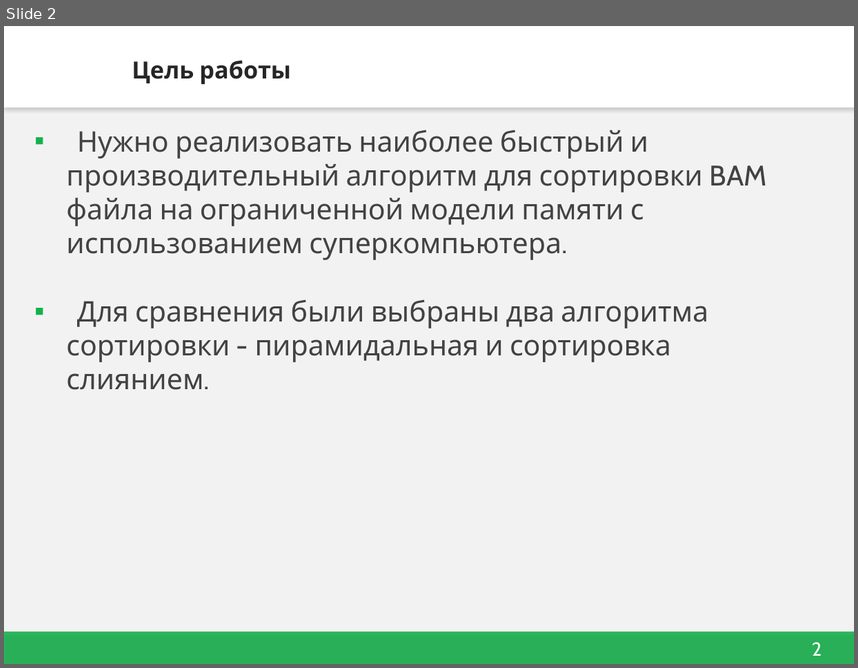
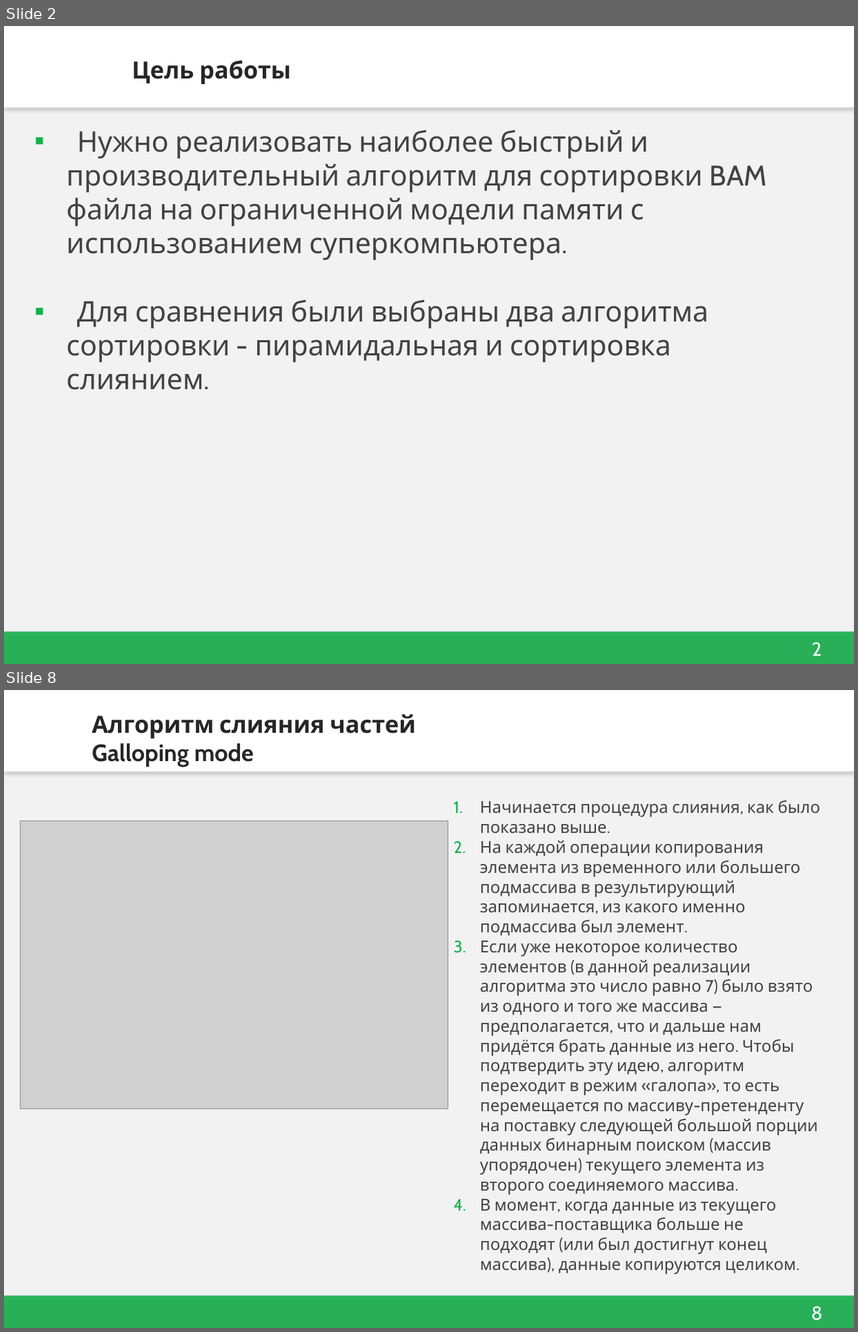
Before and after one commit to dmitriy-0297/Sort, a slide deck: Sorting.pptx. Shown one above the other, each under a label of ours: slide 2 before the commit, slides 2 and 8 after it; the slides between them are not shown. The pictures are 858x668 and 858x1332 pixels, drawn with LibreOffice and Linux fonts; fonts in the diff are those of the drawing; grey boxes stand for pictures; background and template pictures are left out. Boxes give left, top, right and bottom in pixels: in the first picture for what was removed or moved away, otherwise in the second. Text is boxed around its words. In the diff, an @@ line names an element or a change of style, - is before the commit and + after.

```diff
--- a/Sorting.pptx
+++ b/Sorting.pptx
@@ slide 8 added at bbox=[4, 690, 854, 1328], background #F2F2F2; not listed: 3 template elements that a slide beside it also shows @@
@@ title added at bbox=[92, 714, 416, 767], 20 pt, text #262626, bold @@
+Алгоритм слияния частей
+Galloping mode
@@ text added at bbox=[480, 800, 820, 1254], 14 pt, text #424242 @@
+1. Начинается процедура слияния, как было показано выше.
+2. На каждой операции копирования элемента из временного или большего подмассива в результирующий запоминается, из какого именно подмассива был элемент.
+3. Если уже некоторое количество элементов (в данной реализации алгоритма это число равно 7) было взято из одного и того же массива — предполагается, что и дальше нам придётся брать данные из него. Чтобы подтвердить эту идею, алгоритм переходит в режим «галопа», то есть перемещается по массиву-претенденту на поставку следующей большой порции данных бинарным поиском (массив упорядочен) текущего элемента из второго соединяемого массива.
+4. В момент, когда данные из текущего массива-поставщика больше не подходят (или был достигнут конец массива), данные копируются целиком.
@@ picture added at bbox=[20, 821, 448, 1108] @@
```
Also in this commit, not shown: 7 slides changed, 1 other slide added, 2 slides removed, 2 other files.
